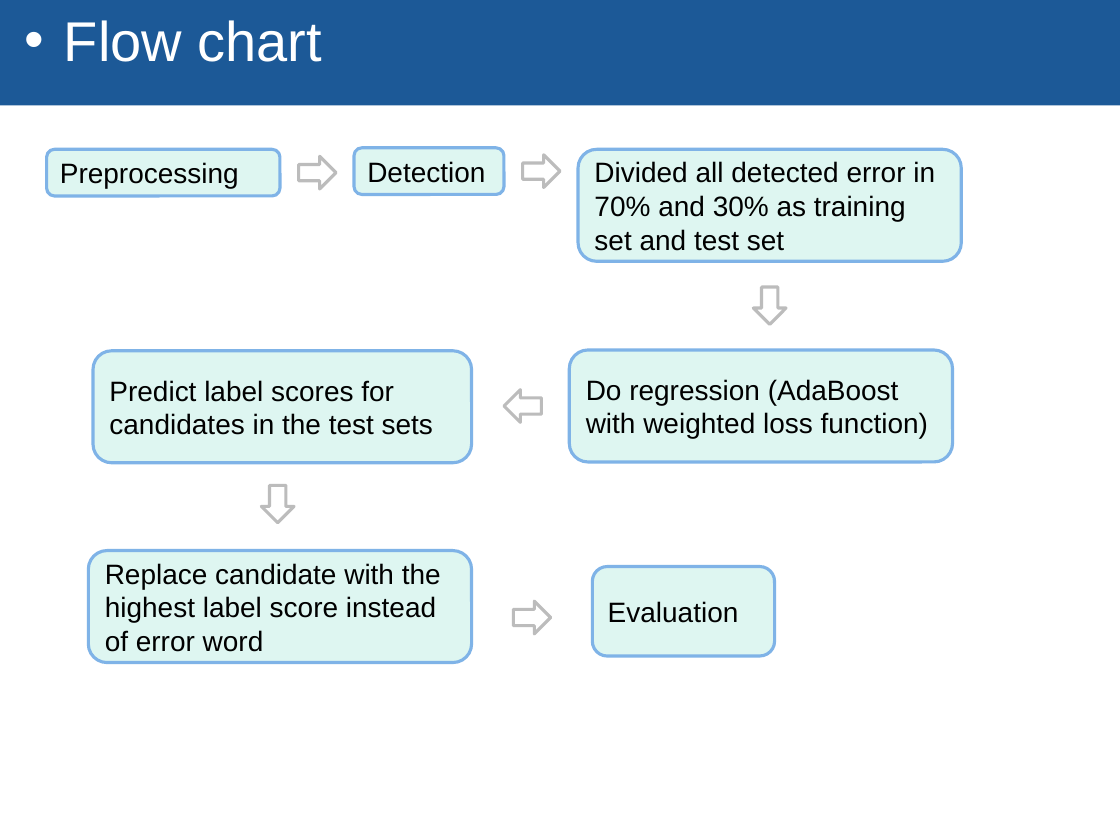
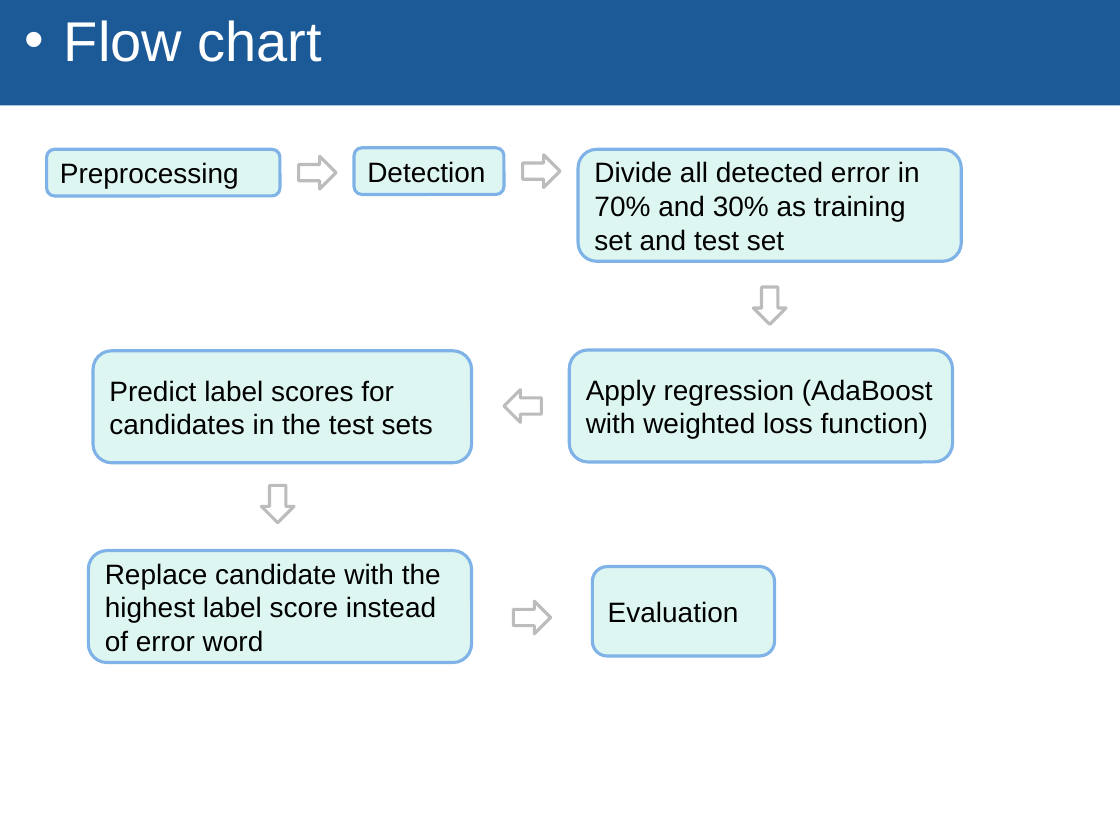
Before and after one commit to TZstatsADS/Fall2018-Project4-sec1-grp5, a slide deck: slide 2 of doc/GR5243 pro4.pptx. Drawn at 1120x840 pixels with LibreOffice and Linux fonts; fonts in the diff are those of the drawing; background and template pictures are left out. Boxes give left, top, right and bottom in pixels: in the first picture for what was removed or moved away, otherwise in the second. Text is boxed around its words. In the diff, an @@ line names an element or a change of style, - is before the commit and + after.

```diff
--- a/doc/GR5243 pro4.pptx
+++ b/doc/GR5243 pro4.pptx
@@ text in rounded rectangle at [594, 161, 920, 251]: text changed @@
-Divided all detected error in 70% and 30% as training set and test set
+Divide all detected error in 70% and 30% as training set and test set
@@ text in rounded rectangle at [586, 379, 933, 439]: text changed @@
-Do regression (AdaBoost with weighted loss function)
+Apply regression (AdaBoost with weighted loss function)
```
Also in this commit, not shown: 1 slide added, 2 slides removed.
